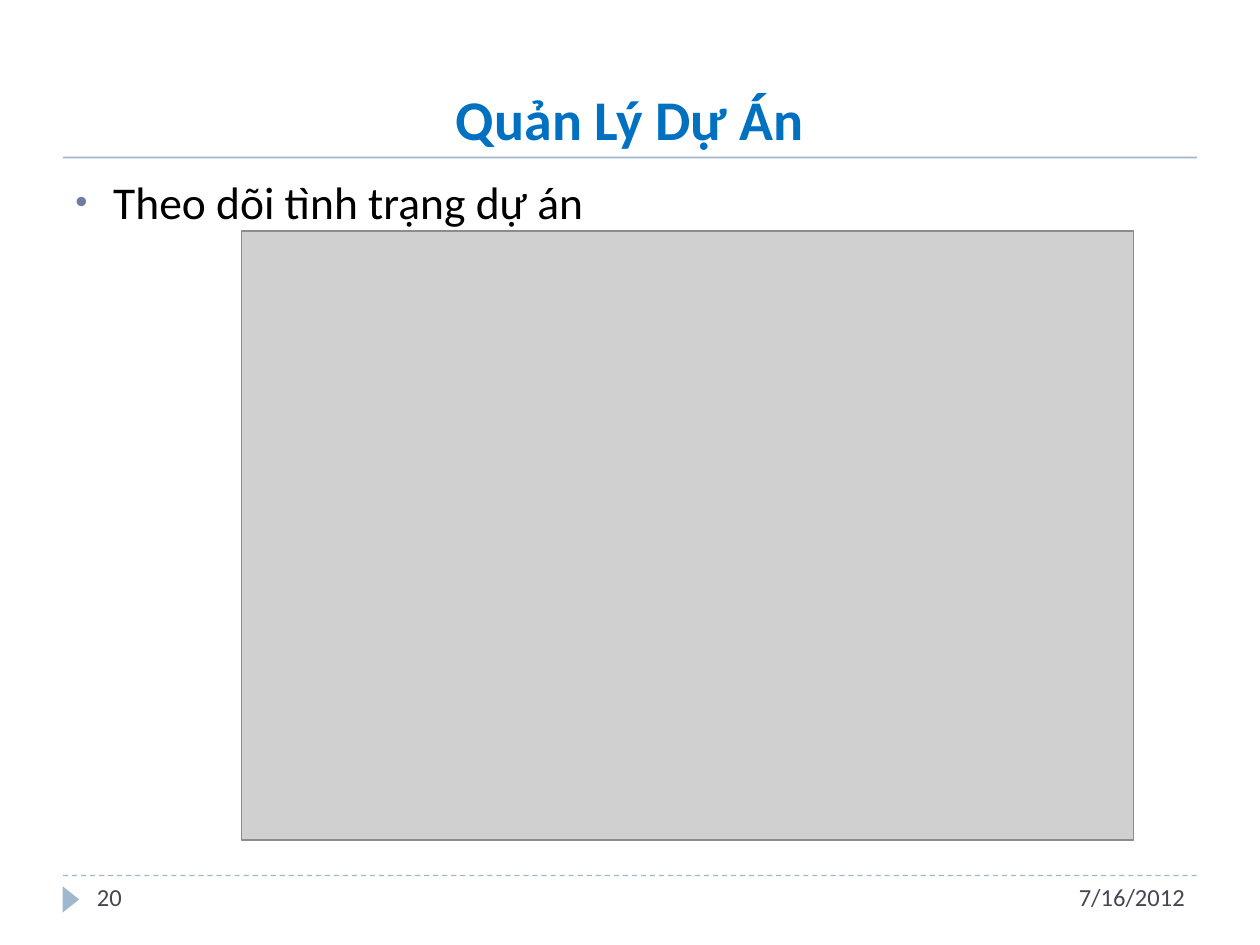
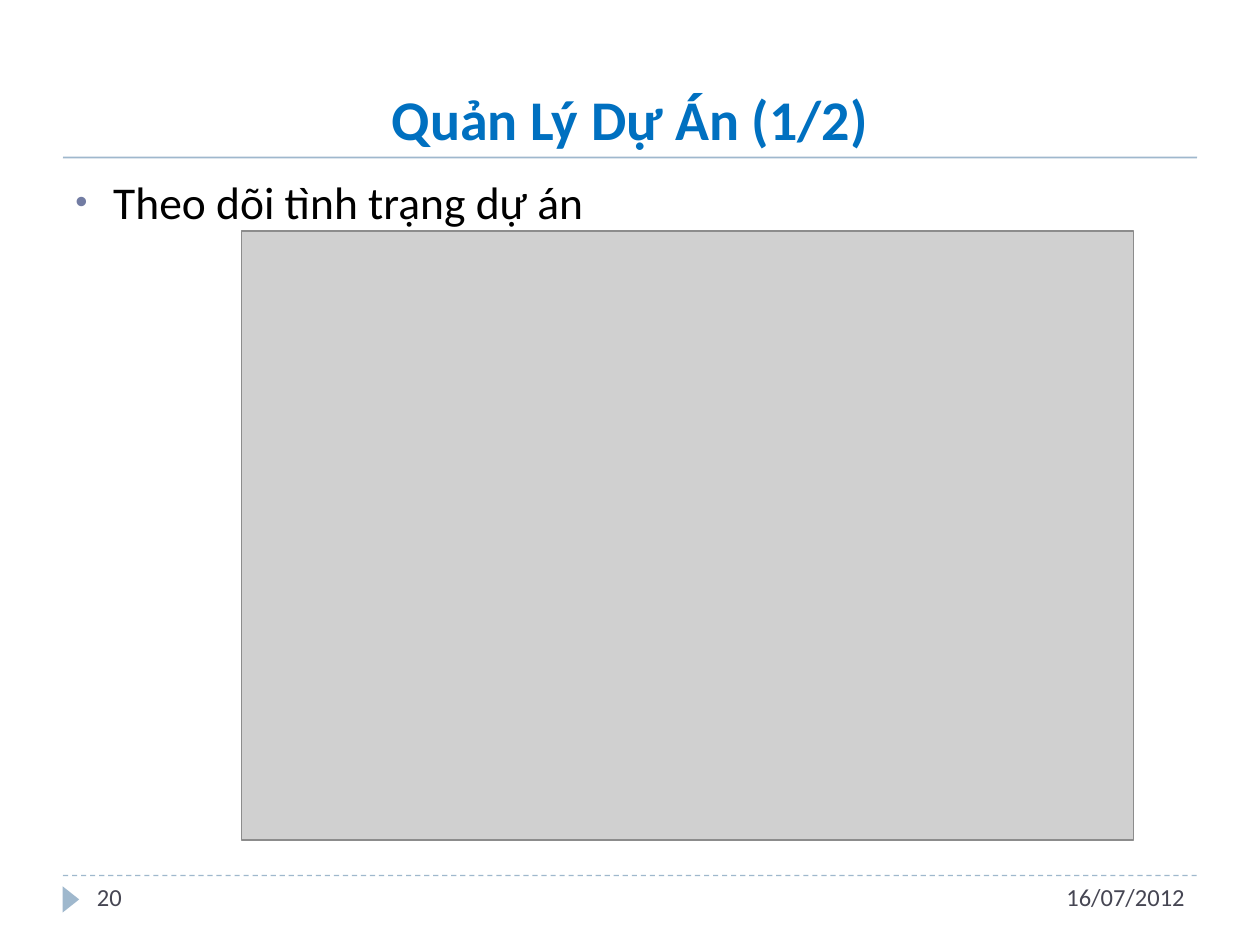
Before and after one commit to andungtra/he-thong-quan-ly-tuong-tac, a slide deck: slide 20 of Report/ppt/Presentation.pptx. Drawn at 1260x945 pixels with LibreOffice and Linux fonts; fonts in the diff are those of the drawing; grey boxes stand for pictures; background and template pictures are left out. Boxes give left, top, right and bottom in pixels: in the first picture for what was removed or moved away, otherwise in the second. Text is boxed around its words. In the diff, an @@ line names an element or a change of style, - is before the commit and + after.

```diff
--- a/Report/ppt/Presentation.pptx
+++ b/Report/ppt/Presentation.pptx
@@ title at (392,93,868,150): text changed @@
-Quản Lý Dự Án
+Quản Lý Dự Án (1/2)
@@ text at (1066,889,1184,907): text changed @@
-7/16/2012
+16/07/2012
```
Also in this commit, not shown: 46 other slides changed.
